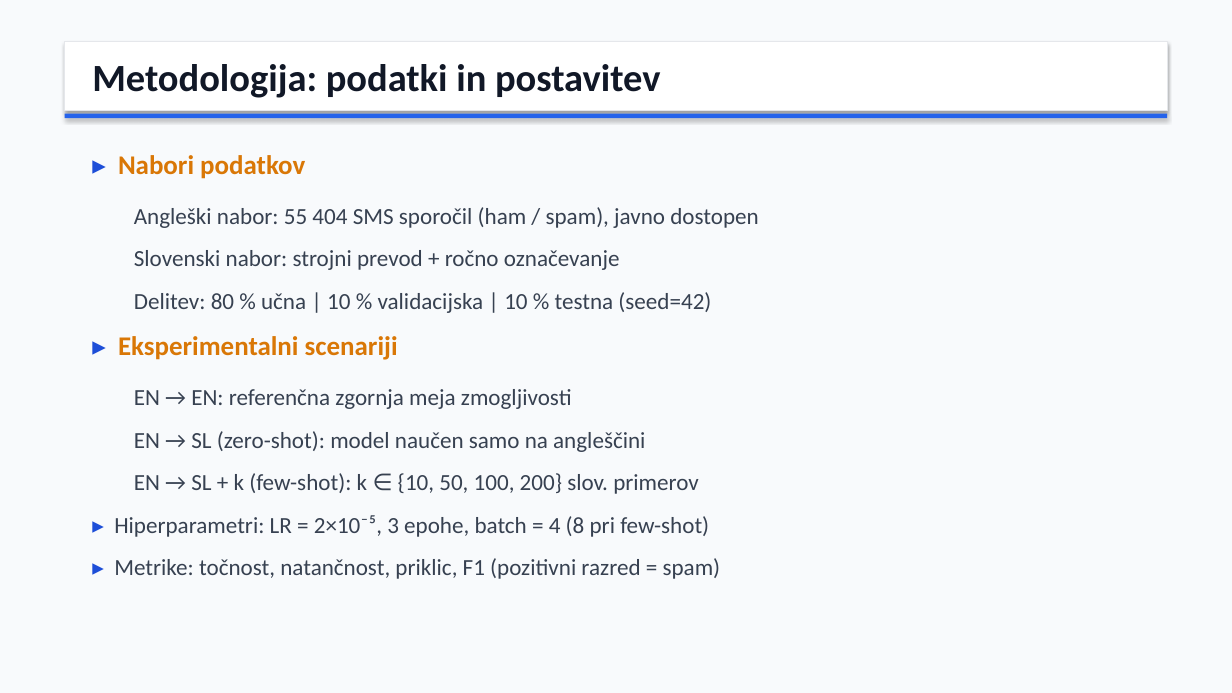
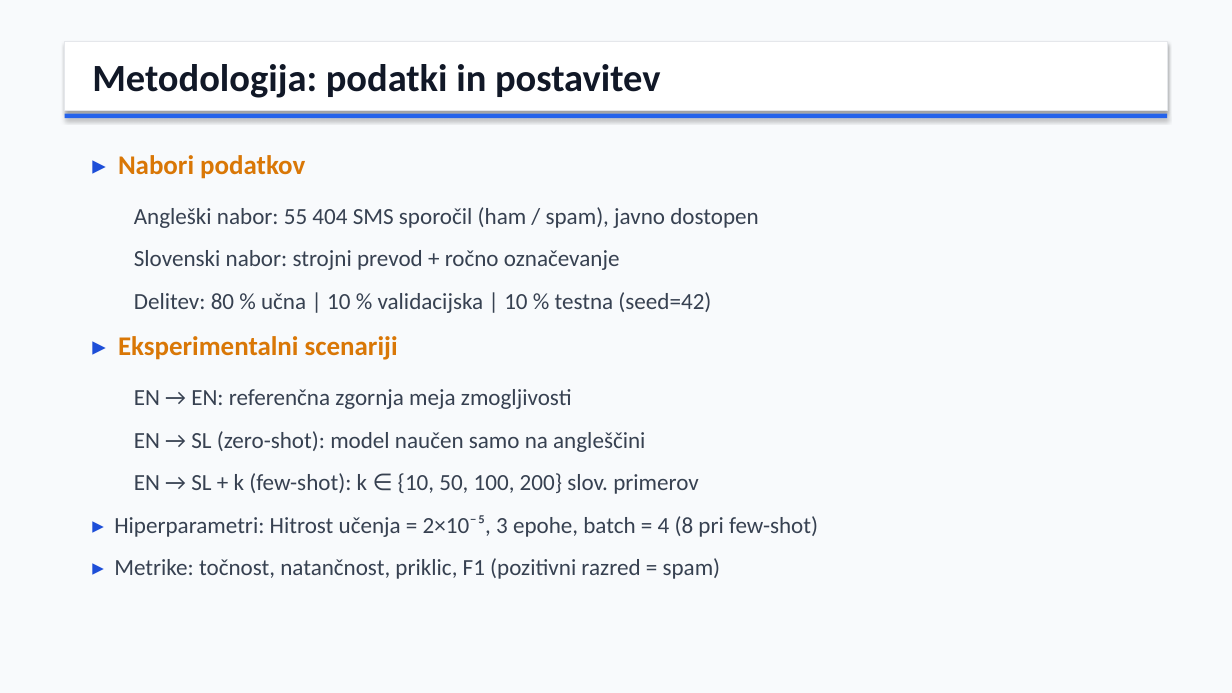
Before and after one commit to jez-teh/SV1, a slide deck: slide 5 of docs/prezentacija_SMS_spam.pptx. Drawn at 1232x693 pixels with LibreOffice and Linux fonts; fonts in the diff are those of the drawing. Boxes give left, top, right and bottom in pixels: in the first picture for what was removed or moved away, otherwise in the second. Text is boxed around its words. In the diff, an @@ line names an element or a change of style, - is before the commit and + after.

```diff
--- a/docs/prezentacija_SMS_spam.pptx
+++ b/docs/prezentacija_SMS_spam.pptx
@@ text at [114, 515, 818, 537]: text changed @@
-▸ Hiperparametri: LR = 2×10⁻⁵, 3 epohe, batch = 4 (8 pri few-shot)
+▸ Hiperparametri: Hitrost učenja = 2×10⁻⁵, 3 epohe, batch = 4 (8 pri few-shot)
```
Also in this commit, not shown: 1 other slide changed, 2 other files.
